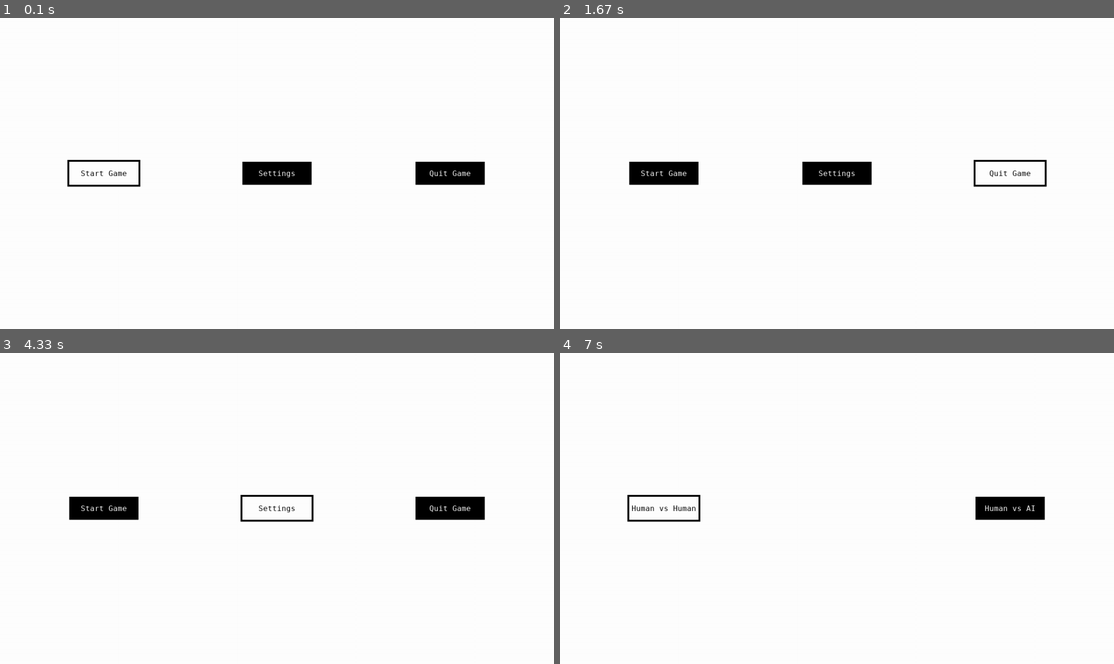
Above: before the commit, frames 1-4 (two rows, left to right).
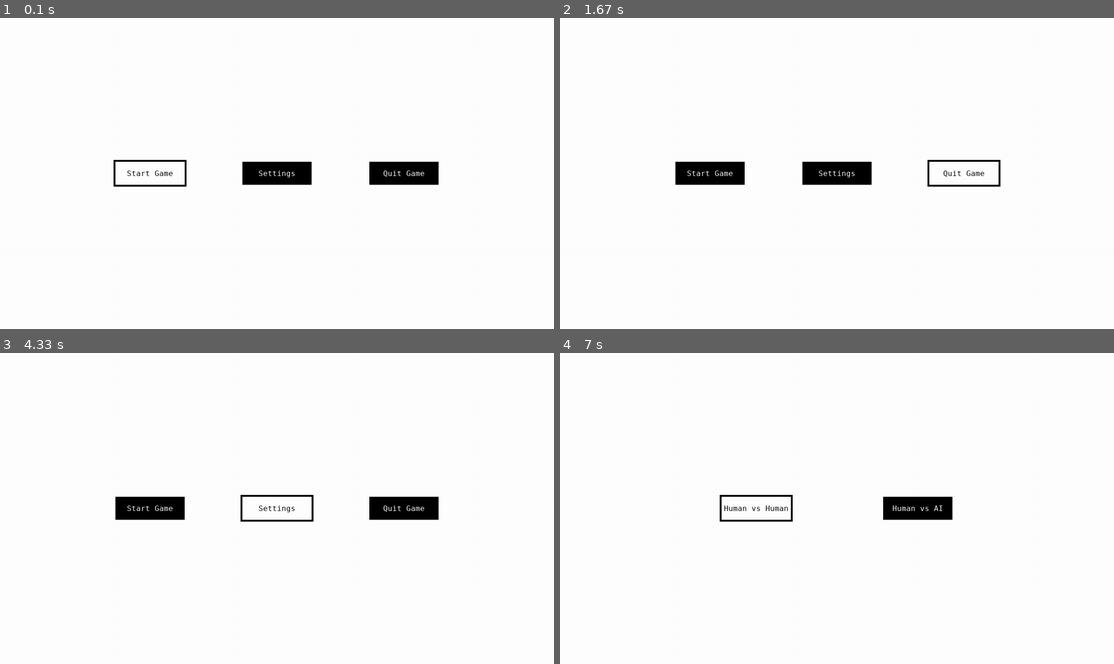
Above: after the commit, the same moments.

Repository: Khoa-Trinh/Area-of-Beast
Game: pygame game, started from main.py
Two runs of this game, one before a commit and one after it. Both use one fixed random seed, a clock stepped at 60 frames per second and the inputs below.
Inputs:
- Up to frame 1 (0.1 s): no input
- Up to frame 2 (1.67 s): hold Left 0.33-0.87 s; hold Left 0.9-1.3 s; hold Right from 1.33 s (still down)
- Up to frame 3 (4.33 s): release Right at 1.97 s; hold Left 2-2.47 s; hold Right 2.5-2.97 s; hold Right 3-3.47 s; hold Left 3.5-4.03 s; hold Left from 4.07 s (still down)
- Up to frame 4 (7 s): release Left at 4.47 s; hold Right 4.5-5.13 s; hold Left 5.17-5.63 s; hold Right 5.67-6.13 s; hold Right 6.17-6.63 s; tap Enter at 6.67 s

The runs differ from the first frame. In frame 1, 1.8% of the frame differs, in the area x 12-88%, y 45-55%; in frame 2, 1.8%; in frame 3, 2.7%; in frame 4, 2.7%.

Commit message:
Refactor character positioning and button handling; introduce button size constants for improved layout management

Diff:
--- /dev/null
+++ b/constants/button.py
@@ -0,0 +1,2 @@
+button_size = (150, 50)
+button_margin = [250, 350]
--- a/constants/characters.py
+++ b/constants/characters.py
@@ -1,26 +1,27 @@
+size = (50, 50)
 position = [
     # Left
-    (100, 200, 30, 30),
-    (155, 200, 30, 30),
-    (210, 200, 30, 30),
-    (265, 200, 30, 30),
-    (100, 255, 30, 30),
-    (155, 255, 30, 30),
-    (210, 255, 30, 30),
-    (265, 255, 30, 30),
-    (100, 310, 30, 30),
-    (155, 310, 30, 30),
+    ((100, 200), size),
+    ((155, 200), size),
+    ((210, 200), size),
+    ((265, 200), size),
+    ((100, 255), size),
+    ((155, 255), size),
+    ((210, 255), size),
+    ((265, 255), size),
+    ((100, 310), size),
+    ((155, 310), size),
     # Right
-    (505, 200, 30, 30),
-    (560, 200, 30, 30),
-    (615, 200, 30, 30),
-    (670, 200, 30, 30),
-    (505, 255, 30, 30),
-    (560, 255, 30, 30),
-    (615, 255, 30, 30),
-    (670, 255, 30, 30),
-    (505, 310, 30, 30),
-    (560, 310, 30, 30),
+    ((505, 200), size),
+    ((560, 200), size),
+    ((615, 200), size),
+    ((670, 200), size),
+    ((505, 255), size),
+    ((560, 255), size),
+    ((615, 255), size),
+    ((670, 255), size),
+    ((505, 310), size),
+    ((560, 310), size),
 ]
 text = ["1", "2", "3", "4", "5", "6", "7", "8", "9", "10"]
 text_character = [
--- a/functions/helpers/move.py
+++ b/functions/helpers/move.py
@@ -1,7 +1,28 @@
-def move(self, direction):
-    current_i = self.buttons.index(self.active_button)
-    for btn in self.buttons:
-        btn.deactivate()
-    new_i = (current_i + direction) % len(self.buttons)
-    self.active_button = self.buttons[new_i]
-    self.active_button.activate()
+def move(self, direction, side=None):
+    if side is not None:
+        buttons = self.button_left if side == "left" else self.button_right
+        active_button = (
+            self.active_button_left if side == "left" else self.active_button_right
+        )
+        new_i = (buttons.index(active_button) + direction) % len(buttons)
+
+        if side == "left":
+            if self.can_change_character[0]:
+                for button in self.button_left:
+                    button.deactivate()
+                self.active_button_left = buttons[new_i]
+                self.active_button_left.activate()
+        else:
+            if self.can_change_character[1]:
+                for button in self.button_right:
+                    button.deactivate()
+                self.active_button_right = buttons[new_i]
+                self.active_button_right.activate()
+
+    else:
+        current_i = self.buttons.index(self.active_button)
+        for btn in self.buttons:
+            btn.deactivate()
+        new_i = (current_i + direction) % len(self.buttons)
+        self.active_button = self.buttons[new_i]
+        self.active_button.activate()
--- a/functions/screens/character.py
+++ b/functions/screens/character.py
@@ -1,13 +1,19 @@
 import pygame as py
 
 from functions.screens.base import Base
+from functions.helpers.move import move
 from components.button import Button
 from constants.characters import text, text_character, position
+
 
 class CharacterScene(Base):
     def __init__(self, manager):
         super().__init__(manager)
         py.display.set_caption("Character Scene")
+
+        self.mode = self.manager.data["mode"]
+
+        self.can_change_character = (True, True)
 
         # UI
         # Buttons
@@ -19,22 +25,35 @@
         self.active_button_left.activate()
         self.active_button_right.activate()
 
+        # Texts
+
     def create_buttons(self, positions, side):
         return [
             Button(
                 pos,
                 text,
-                lambda s=side: self.lock_in(s),
-                lambda s=side: self.move(-1, s),
-                lambda s=side: self.move(1, s),
+                lambda: self.lock_in(side),
+                lambda: move(self, -1, side),
+                lambda: move(self, 1, side),
                 boxtext,
                 side,
             )
             for pos, text, boxtext in zip(positions, text, text_character)
         ]
 
+    def lock_in(self, side):
+        if side == "left":
+            self.can_change_character = (False, self.can_change_character[1])
+        else:
+            self.can_change_character = (self.can_change_character[0], False)
+
     def handle_events(self, events):
         super().handle_events(events)
+        for e in events:
+            if self.can_change_character[0]:
+                self.active_button_left.handle_event(e)
+            if self.mode == "h_h" and self.can_change_character[1]:
+                self.active_button_right.handle_event(e)
 
     def update(self):
         super().update()
--- a/functions/screens/mode.py
+++ b/functions/screens/mode.py
@@ -3,6 +3,7 @@
 from functions.screens.base import Base
 from functions.helpers.move import move
 from components.button import Button
+from constants.button import button_size, button_margin
 
 
 class ModeScene(Base):
@@ -12,10 +13,14 @@
 
         # UI
         # Buttons
-        button = (150, 50)
         self.buttons = [
             Button(
-                (button[0], (self.height - button[1]) / 2, button[0], button[1]),
+                (
+                    button_margin[1],
+                    (self.height - button_size[1]) / 2,
+                    button_size[0],
+                    button_size[1],
+                ),
                 "Human vs Human",
                 lambda: self.pick_mode("h_h"),
                 lambda: move(self, -1),
@@ -23,10 +28,10 @@
             ),
             Button(
                 (
-                    self.width - button[0] * 2,
-                    (self.height - button[1]) / 2,
-                    button[0],
-                    button[1],
+                    self.width - button_size[0] - button_margin[1],
+                    (self.height - button_size[1]) / 2,
+                    button_size[0],
+                    button_size[1],
                 ),
                 "Human vs AI",
                 lambda: self.pick_mode("h_ai"),
--- a/functions/screens/start.py
+++ b/functions/screens/start.py
@@ -5,6 +5,7 @@
 from functions.helpers.move import move
 from components.button import Button
 from components.text import Text
+from constants.button import button_size, button_margin
 
 
 class StartScene(Base):
@@ -14,14 +15,13 @@
 
         # UI
         # Buttons
-        button = (150, 50)
         self.buttons = [
             Button(
                 (
-                    button[0],
-                    (self.height - button[1]) / 2,
-                    button[0],
-                    button[1],
+                    button_margin[0],
+                    (self.height - button_size[1]) / 2,
+                    button_size[0],
+                    button_size[1],
                 ),
                 "Start Game",
                 lambda: self.start(),
@@ -30,10 +30,10 @@
             ),
             Button(
                 (
-                    (self.width - button[0]) / 2,
-                    (self.height - button[1]) / 2,
-                    button[0],
-                    button[1],
+                    (self.width - button_size[0]) / 2,
+                    (self.height - button_size[1]) / 2,
+                    button_size[0],
+                    button_size[1],
                 ),
                 "Settings",
                 lambda: self.setting(),
@@ -42,10 +42,10 @@
             ),
             Button(
                 (
-                    self.width - button[0] * 2,
-                    (self.height - button[1]) / 2,
-                    button[0],
-                    button[1],
+                    self.width - button_size[0] - button_margin[0],
+                    (self.height - button_size[1]) / 2,
+                    button_size[0],
+                    button_size[1],
                 ),
                 "Quit Game",
                 lambda: self.quit(),
